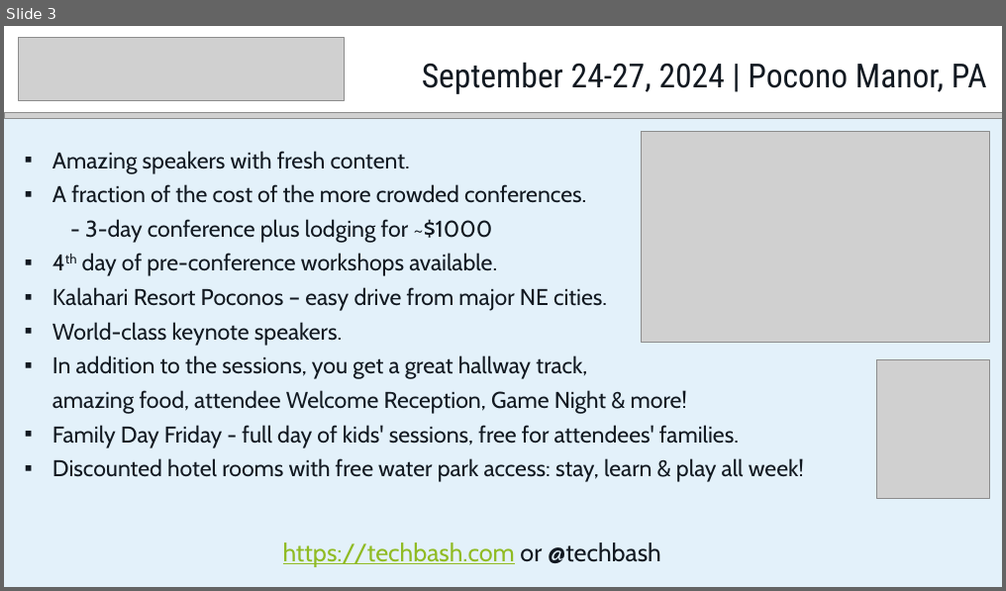
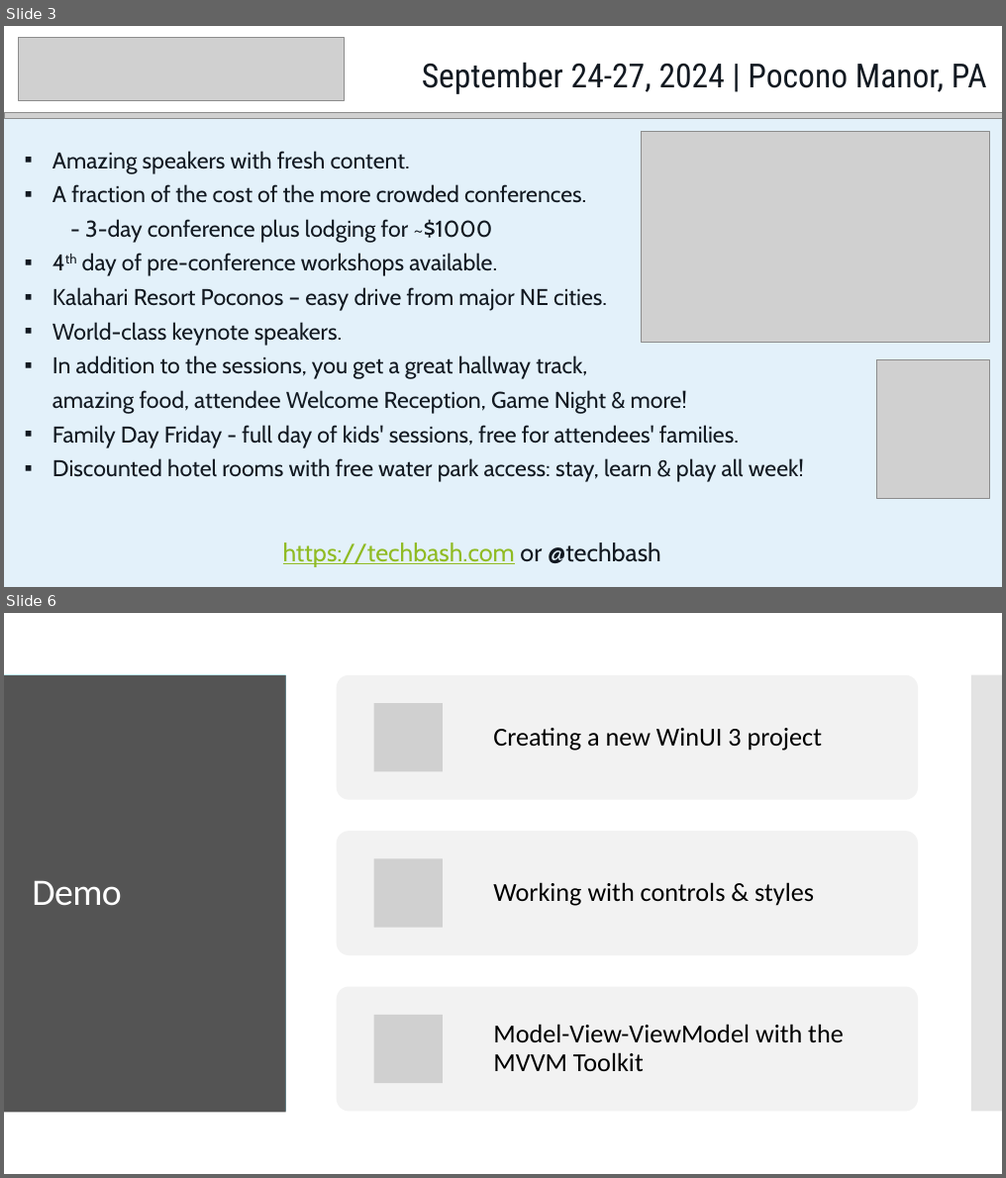
Before and after one commit to alvinashcraft/speaking, a slide deck: 2024/0320_BostonDotNetArch/GetStartedWithWinUI3.pptx. Shown one above the other, each under a label of ours: slide 3 before the commit, slides 3 and 6 after it; the slides between them are not shown. The pictures are 1006x591 and 1006x1178 pixels, drawn with LibreOffice and Linux fonts; fonts in the diff are those of the drawing; grey boxes stand for pictures. Boxes give left, top, right and bottom in pixels: in the first picture for what was removed or moved away, otherwise in the second. Text is boxed around its words. In the diff, an @@ line names an element or a change of style, - is before the commit and + after.

```diff
--- a/2024/0320_BostonDotNetArch/GetStartedWithWinUI3.pptx
+++ b/2024/0320_BostonDotNetArch/GetStartedWithWinUI3.pptx
@@ slide 6 added at (x1=4, y1=613, x2=1002, y2=1174), background #FFFFFF @@
@@ rectangle added at (x1=4, y1=675, x2=286, y2=1112), fill #40BAD2 @@
@@ rectangle added at (x1=4, y1=675, x2=286, y2=1112), fill #545454 @@
@@ rectangle added at (x1=971, y1=675, x2=1002, y2=1112), fill #C8C8C8 at 50% opacity @@
@@ title added at (x1=32, y1=880, x2=121, y2=905), 36 pt, text #FFFFFF @@
+Demo
@@ group added at (x1=337, y1=675, x2=918, y2=1112): 3 rounded rectangles, 3 pictures, 3 texts @@
+Creating a new WinUI 3 project
+Working with controls & styles
+Model-View-ViewModel with the MVVM Toolkit
```
Also in this commit, not shown: 1 slide changed, 8 other slides added.
